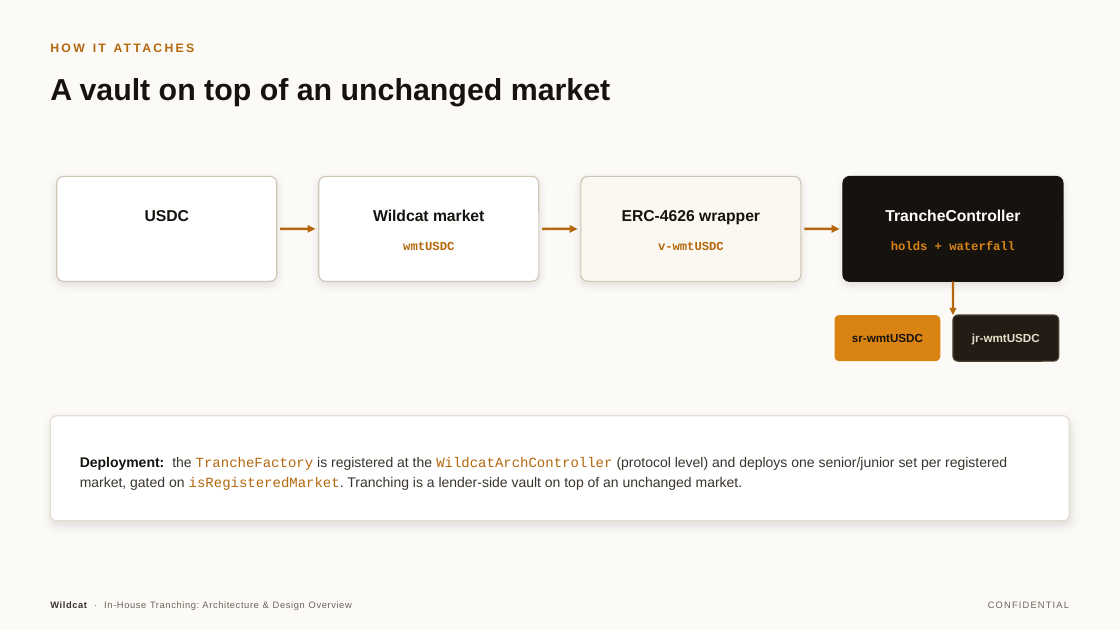
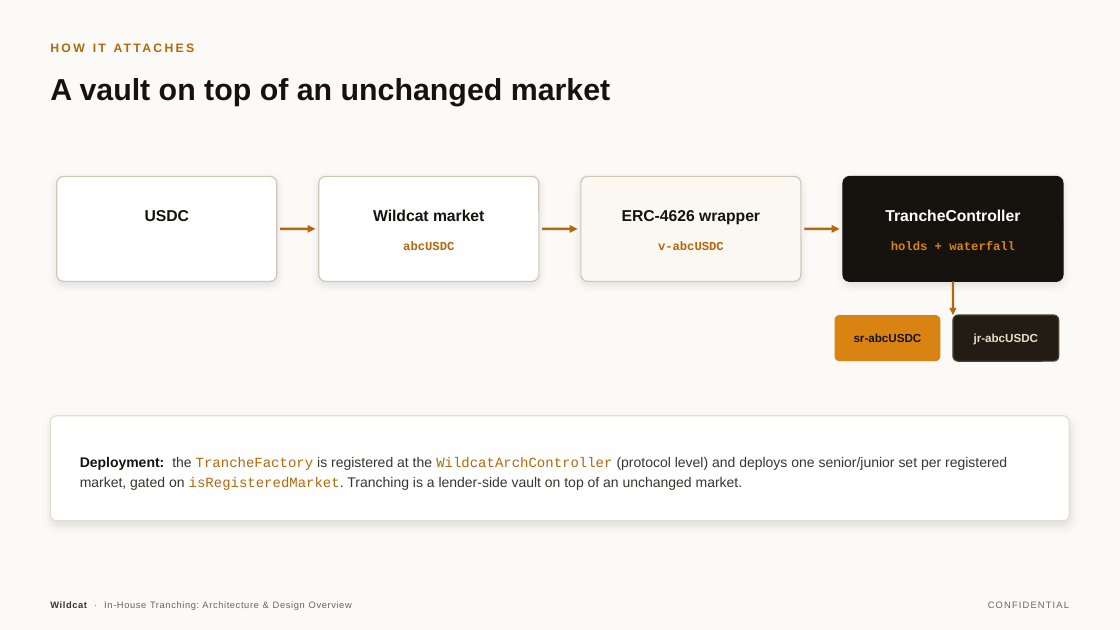
Before and after one commit to wildcat-finance/wildcat-tranching, a slide deck: slide 4 of deck/Wildcat-Tranching-Architecture-Deck.pptx. Drawn at 1120x630 pixels with LibreOffice and Linux fonts; fonts in the diff are those of the drawing. Boxes give left, top, right and bottom in pixels: in the first picture for what was removed or moved away, otherwise in the second. Text is boxed around its words. In the diff, an @@ line names an element or a change of style, - is before the commit and + after.

```diff
--- a/deck/Wildcat-Tranching-Architecture-Deck.pptx
+++ b/deck/Wildcat-Tranching-Architecture-Deck.pptx
@@ text at (403, 241, 454, 250): text changed @@
-wmtUSDC
+abcUSDC
@@ text at (658, 241, 724, 250): text changed @@
-v-wmtUSDC
+v-abcUSDC
@@ text at (854, 333, 922, 342): text changed @@
-sr-wmtUSDC
+sr-abcUSDC
@@ text at (974, 333, 1039, 345): text changed @@
-jr-wmtUSDC
+jr-abcUSDC
```
Also in this commit, not shown: 4 other slides changed, 15 other files.
